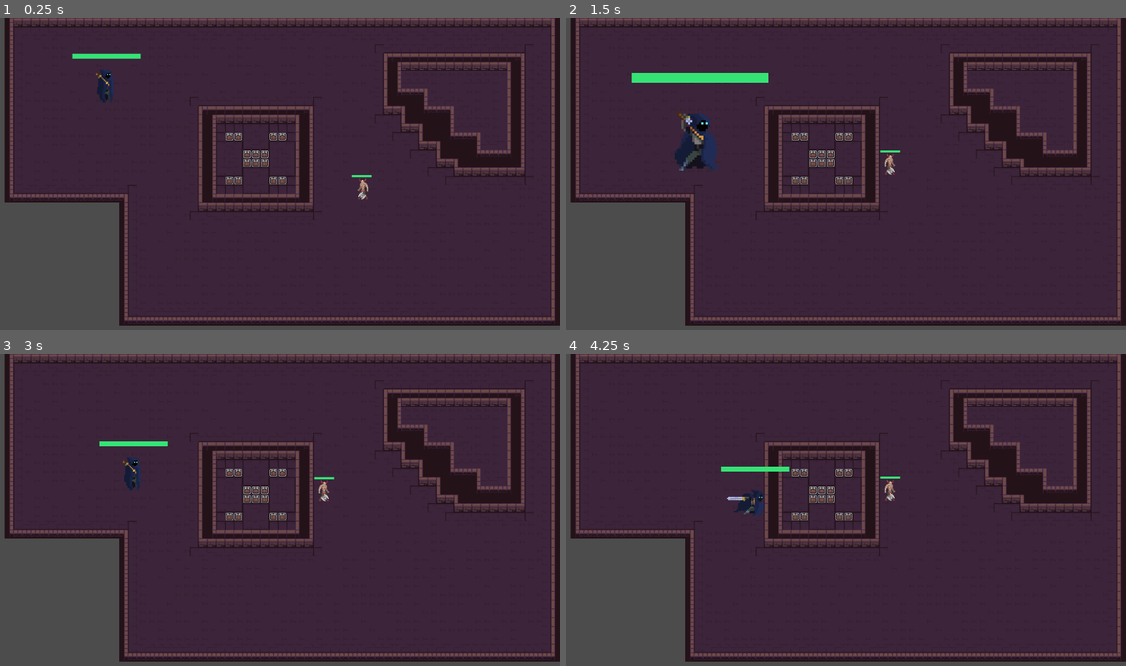
Above: before the commit, frames 1-4 (two rows, left to right).
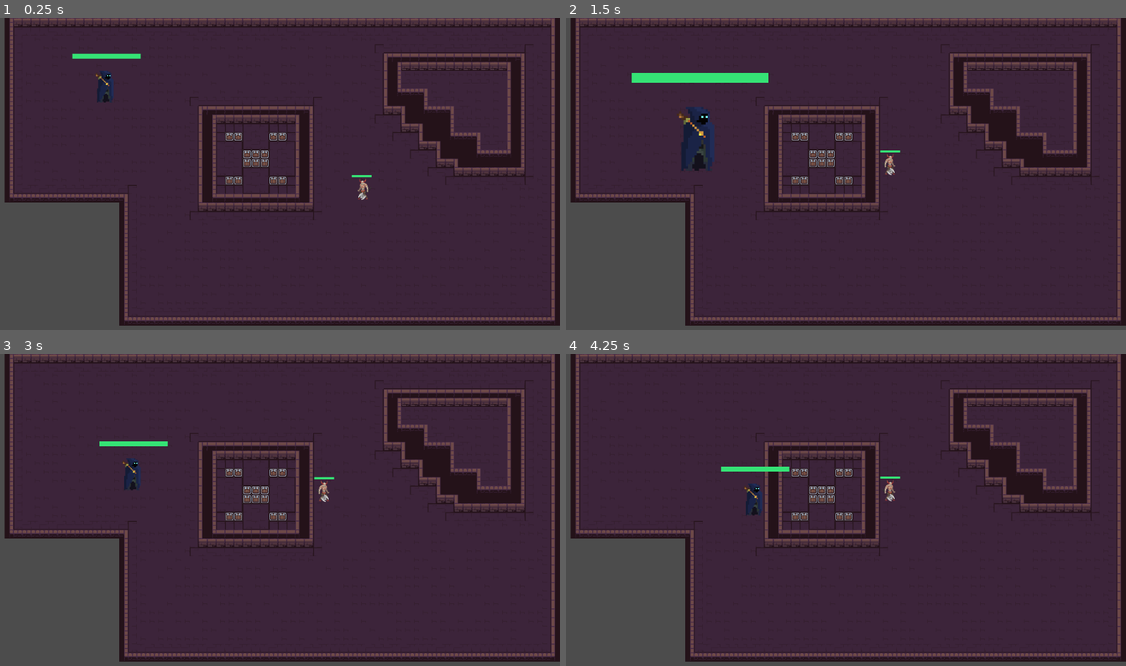
Above: after the commit, the same moments.

Repository: ardilom/CC5408
Game: Godot game, scene res://Scene/Mapa_demo.tscn
Two runs of this game, one before a commit and one after it. Both use one fixed random seed, a clock stepped at 60 frames per second and the inputs below. This scene is started directly instead of the project's main scene.
Inputs (mouse positions are in pixels of both pictures, inside the frame that each line leads up to):
- Up to frame 1 (0.25 s): no input
- Up to frame 2 (1.5 s): move the mouse to (969, 167) at 0.52 s; hold A (bigger) 0.53-1.28 s; move the mouse to (728, 198) at 1.27 s; click (728, 198) at 1.35 s
- Up to frame 3 (3 s): move the mouse to (336, 447) at 2.02 s; hold S (smaller) 2.03-2.78 s; move the mouse to (252, 584) at 2.77 s; tap A (bigger) at 2.85 s
- Up to frame 4 (4.25 s): tap Enter at 3.5 s; move the mouse to (1014, 569) at 3.52 s; click (1014, 569) at 3.6 s

The runs differ from the first frame. In frame 1, 0.1% of the frame differs, in the area x 17-66%, y 16-59%; in frame 2, 0.6%, in the area x 19-59%, y 28-51%; in frame 3, 0.1%; in frame 4, 0.3%.

Commit message:
shiets

Diff:
--- a/Scene/Character.tscn
+++ b/Scene/Character.tscn
@@ -89,6 +89,5 @@
 [node name="AnimationTree" type="AnimationTree" parent="."]
 tree_root = SubResource( 9 )
 anim_player = NodePath("../AnimationPlayer")
-active = true
 parameters/playback = SubResource( 10 )
 [connection signal="body_entered" from="AttackArea" to="." method="_on_AttackArea_body_entered"]
--- a/Scene/Enemy.tscn
+++ b/Scene/Enemy.tscn
@@ -6,7 +6,7 @@
 [ext_resource path="res://monos/demon_axe_red/dead_3.png" type="Texture" id=4]
 [ext_resource path="res://monos/demon_axe_red/dead_1.png" type="Texture" id=5]
 [ext_resource path="res://monos/demon_axe_red/dead_4.png" type="Texture" id=6]
-[ext_resource path="res://monos/demon_axe_red/ready_5.png" type="Texture" id=7]
+[ext_resource path="res://monos/demon_axe_red/attack2_1.png" type="Texture" id=7]
 [ext_resource path="res://animaciones/idle.tres" type="Animation" id=8]
 
 [sub_resource type="CircleShape2D" id=1]
